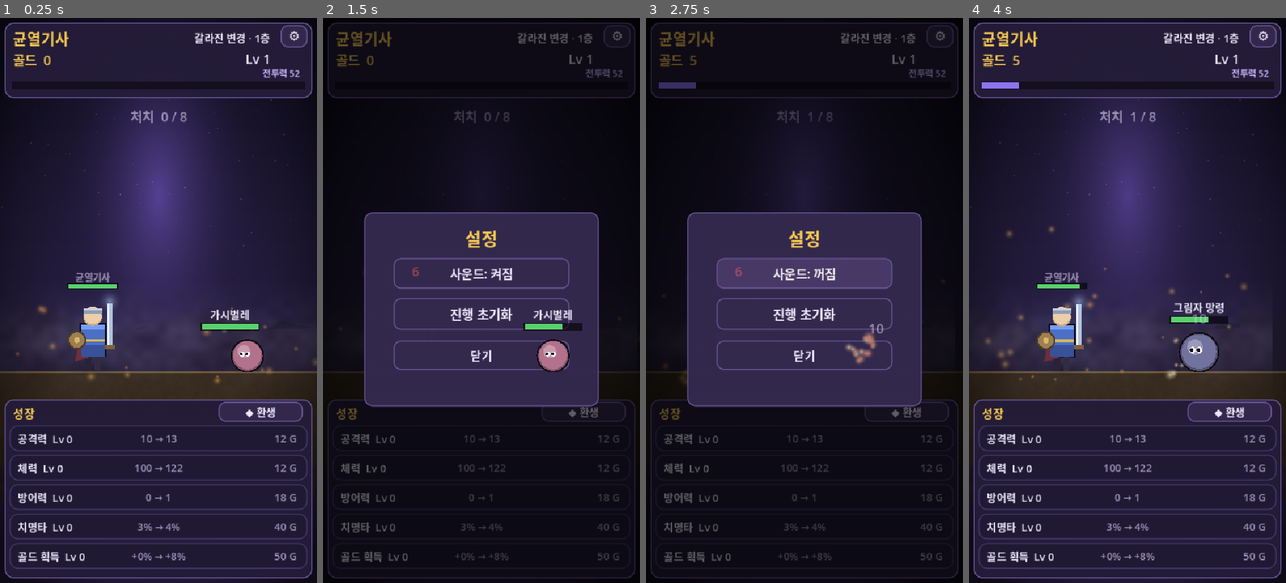
Above: before the commit, frames 1-4 (left to right).
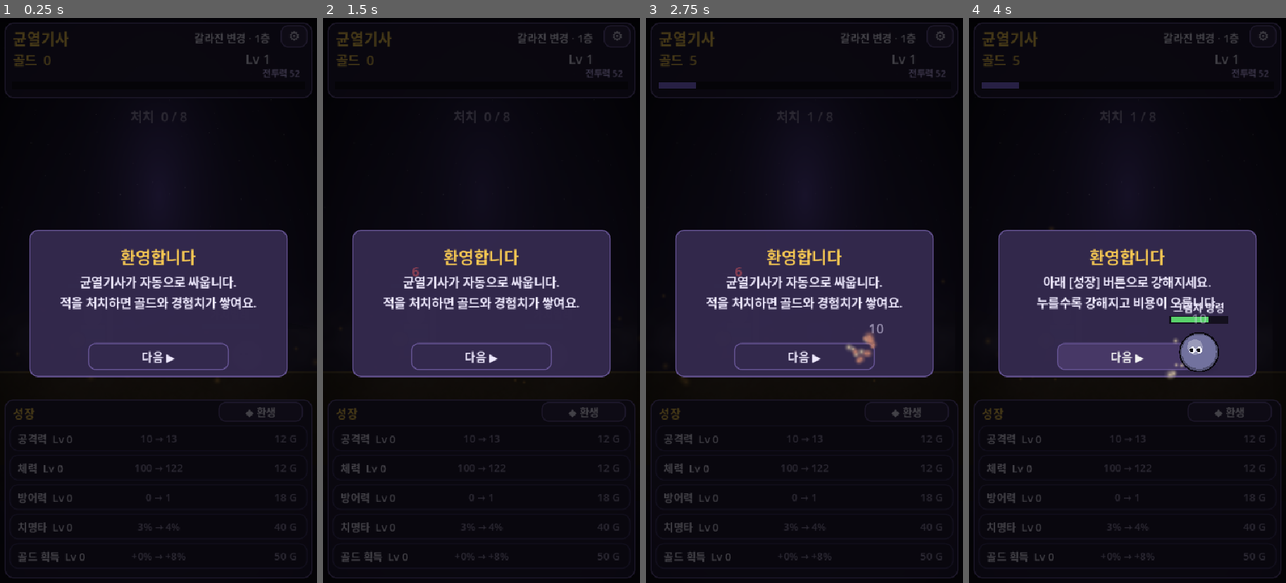
Above: after the commit, the same moments.

Repository: BN8624/unknown
Game: Godot game, scene res://Main.tscn
Same seed, same stepped clock (60 frames per second), same inputs: the game is played once before the commit and once after it.
Inputs (mouse positions are in pixels of both pictures, inside the frame that each line leads up to):
- Up to frame 1 (0.25 s): no input
- Up to frame 2 (1.5 s): click "⚙" at 0.5 s; click "◆ 환생" at 1.25 s
- Up to frame 3 (2.75 s): click (804, 272) at 2 s, where only the run before the commit has a clickable "사운드: 켜짐"
- Up to frame 4 (4 s): click (1127, 272) at 2.75 s, where only the run before the commit has a clickable "사운드: 꺼짐"; click (1127, 357) at 3.5 s, where only the run after the commit has a clickable "다음 ▶"

The runs differ from the first frame. In frame 1, 79% of the frame differs, in the area x 0-100%, y 0-100%; in frame 2, 13%; in frame 3, 14%; in frame 4, 80%.

Commit message:
feat: 균열기사 첫 실행 온보딩 + 출시 후보 마감
- 첫 실행 시 4장 코치마크(자동전투·성장·보스/지역·환생) 안내, seen_intro
  저장으로 1회만. 저장 스키마에 seen_intro·sound_on 포함.
- HANDOFF 갱신: 아트·사운드·2지역·보스패턴·온보딩 반영.

Co-Authored-By: Claude Opus 4.8 <noreply@anthropic.com>

Diff:
--- a/Main.gd
+++ b/Main.gd
@@ -84,6 +84,7 @@
 var sfx_players: Array = []
 var sfx_next := 0
 var sound_on := true
+var seen_intro := false
 
 
 func _ready() -> void:
@@ -109,6 +110,8 @@
 	_apply_font()
 	if not _shot_mode and not s.is_empty():
 		_grant_offline(s)
+	if not _shot_mode and not seen_intro:
+		_show_onboarding()
 	if _shot_mode:
 		_run_shot_sequence()
 
@@ -119,6 +122,12 @@
 
 func _run_shot_sequence() -> void:
 	await get_tree().create_timer(0.6).timeout
+	_show_onboarding()
+	await get_tree().create_timer(0.3).timeout
+	_save_shot("r00_intro")
+	if is_instance_valid(_onboard_ov):
+		_onboard_ov.queue_free()
+	await get_tree().create_timer(0.1).timeout
 	_save_shot("r01_start")
 	gold = 99999; _update_hud(); _update_growth_buttons()
 	await get_tree().create_timer(0.3).timeout
@@ -148,6 +157,62 @@
 	await get_tree().create_timer(0.45).timeout
 	_save_shot("r08_bosswindup")
 	get_tree().quit(0)
+
+var _onboard_ov: Control
+
+# 첫 실행 안내(코치마크). 카드를 탭하며 3장 넘기고, 끝나면 다시 안 보이게 저장한다.
+func _show_onboarding() -> void:
+	var pages := [
+		"균열기사가 자동으로 싸웁니다.\n적을 처치하면 골드와 경험치가 쌓여요.",
+		"아래 [성장] 버튼으로 강해지세요.\n누를수록 강해지고 비용이 오릅니다.",
+		"5층마다 보스가 등장합니다.\n처치하면 다음 지역으로 전진!",
+		"◆ 환생으로 진행을 초기화하면\n영구 강화 [균열석]을 얻어 더 빨라집니다.\n\n행운을 빕니다, 기사여!",
+	]
+	var ov := Control.new()
+	ov.size = GameData.SCREEN
+	add_child(ov)
+	_onboard_ov = ov
+	var dim := ColorRect.new()
+	dim.color = Color(0, 0, 0, 0.72)
+	dim.size = GameData.SCREEN
+	dim.mouse_filter = Control.MOUSE_FILTER_STOP
+	ov.add_child(dim)
+	var box := _new_panel(Rect2(50, 360, 440, 250), COL_PANEL_HI)
+	ov.add_child(box)
+	var head := _new_label("환영합니다", 28, COL_GOLD)
+	head.position = Vector2(50, 384)
+	head.size = Vector2(440, 36)
+	head.horizontal_alignment = HORIZONTAL_ALIGNMENT_CENTER
+	ov.add_child(head)
+	var body := _new_label("", 21, COL_TEXT)
+	body.position = Vector2(78, 432)
+	body.size = Vector2(384, 120)
+	body.horizontal_alignment = HORIZONTAL_ALIGNMENT_CENTER
+	body.autowrap_mode = TextServer.AUTOWRAP_WORD_SMART
+	ov.add_child(body)
+	var btn := Button.new()
+	btn.position = Vector2(150, 552)
+	btn.size = Vector2(240, 46)
+	btn.add_theme_font_size_override("font_size", 20)
+	_style_button(btn)
+	ov.add_child(btn)
+	var idx := {"i": 0}
+	var refresh := func() -> void:
+		body.text = pages[idx["i"]]
+		btn.text = "다음 ▶" if idx["i"] < pages.size() - 1 else "시작하기"
+		if kfont != null:
+			_apply_font_to(ov)
+	refresh.call()
+	btn.pressed.connect(func() -> void:
+		_play("button")
+		idx["i"] += 1
+		if idx["i"] >= pages.size():
+			seen_intro = true
+			_save()
+			ov.queue_free()
+		else:
+			refresh.call())
+
 
 func _save_shot(tag: String) -> void:
 	var img := get_viewport().get_texture().get_image()
@@ -1329,7 +1394,7 @@
 		"stage": stage, "kills": kills,
 		"max_stage_cleared": max_stage_cleared, "region_cleared": region_cleared,
 		"souls": souls, "prestige_count": prestige_count, "soul_upgrades": soul_upgrades,
-		"sound_on": sound_on,
+		"sound_on": sound_on, "seen_intro": seen_intro,
 	}
 
 
@@ -1351,6 +1416,7 @@
 	prestige_count = int(s.get("prestige_count", 0))
 	last_save_unix = int(s.get("last_save_unix", 0))
 	sound_on = bool(s.get("sound_on", true))
+	seen_intro = bool(s.get("seen_intro", false))
 	var su = s.get("soul_upgrades", {})
 	for id in soul_upgrades.keys():
 		soul_upgrades[id] = int(su.get(id, 0)) if typeof(su) == TYPE_DICTIONARY else 0
--- a/reset/SaveSystem.gd
+++ b/reset/SaveSystem.gd
@@ -20,6 +20,7 @@
 		"prestige_count": int(state.get("prestige_count", 0)),
 		"soul_upgrades": state.get("soul_upgrades", {}),
 		"sound_on": bool(state.get("sound_on", true)),
+		"seen_intro": bool(state.get("seen_intro", false)),
 		"last_save_unix": int(Time.get_unix_time_from_system()),
 	}
 	var f := FileAccess.open(PATH, FileAccess.WRITE)
@@ -64,6 +65,7 @@
 		"prestige_count": maxi(0, int(parsed.get("prestige_count", 0))),
 		"soul_upgrades": soul_upgrades,
 		"sound_on": bool(parsed.get("sound_on", true)),
+		"seen_intro": bool(parsed.get("seen_intro", false)),
 		"last_save_unix": int(parsed.get("last_save_unix", 0)),
 	}
 
Not shown, changed: HANDOFF.md
